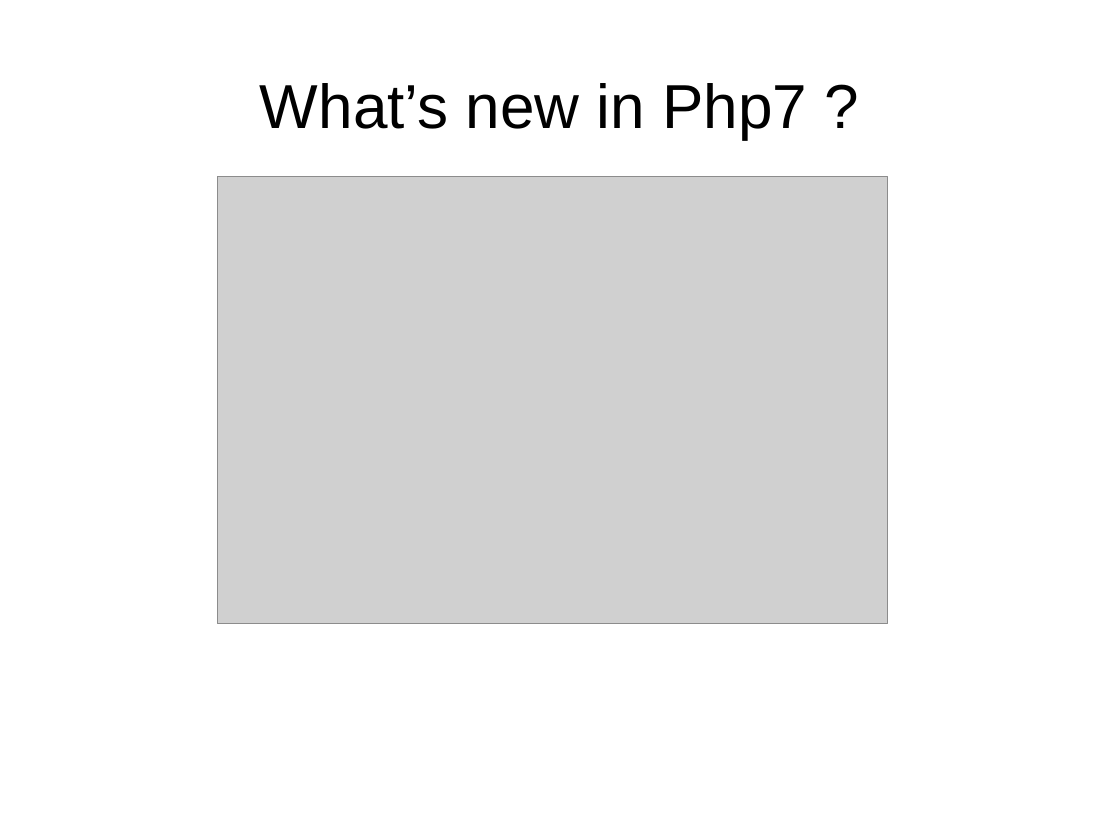
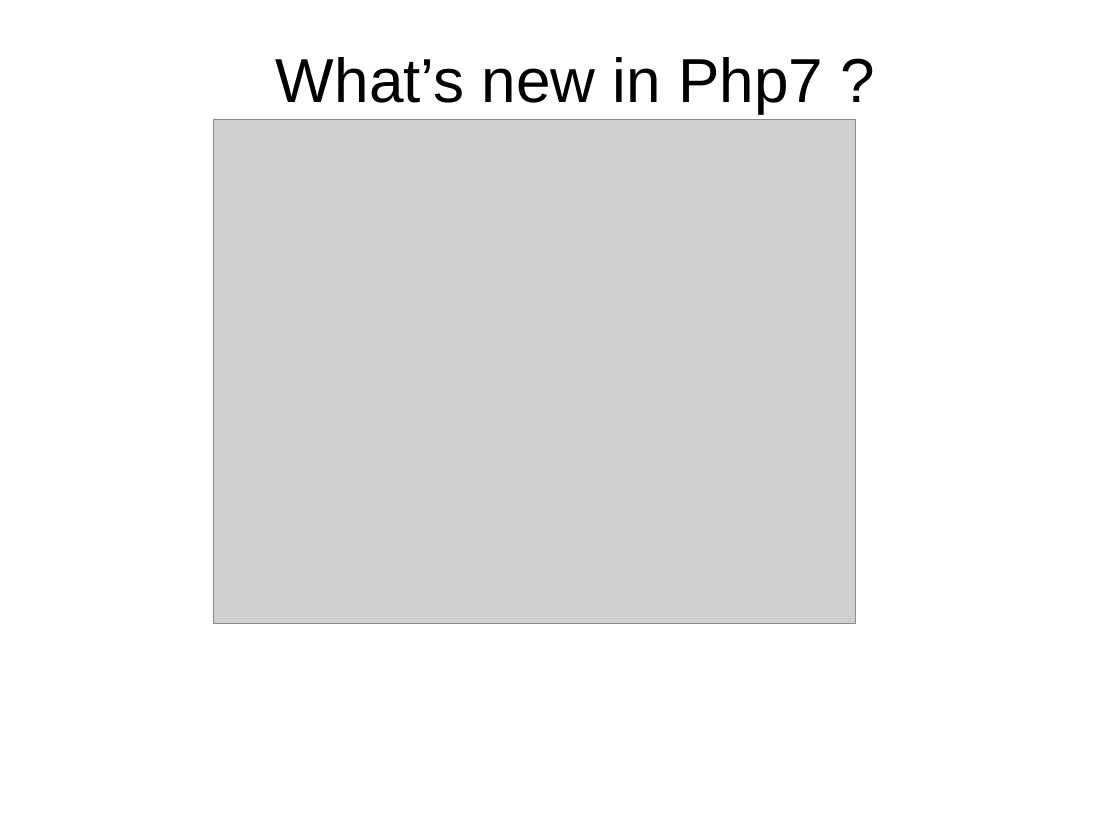
Before and after one commit to rmichal1/php7prezentacja, a slide deck: slide 1 of php7.odp. Drawn at 1120x840 pixels with LibreOffice and Linux fonts; fonts in the diff are those of the drawing; grey boxes stand for pictures; background and template pictures are left out. Boxes give left, top, right and bottom in pixels: in the first picture for what was removed or moved away, otherwise in the second. Text is boxed around its words. In the diff, an @@ line names an element or a change of style, - is before the commit and + after.

```diff
--- a/php7.odp
+++ b/php7.odp
@@ title "What’s new in Php7 ?": place and size @@
-title "What’s new in Php7 ?" at [260, 83, 807, 139]
+title "What’s new in Php7 ?" at [276, 57, 823, 114]
@@ picture: place and size @@
-picture at [217, 177, 888, 625]
+picture at [213, 120, 856, 624]
```
Also in this commit, not shown: 1 slide added, 1 slide removed, 1 other file.
